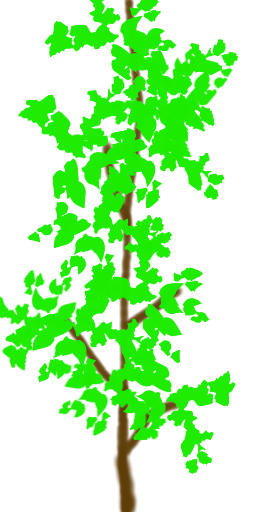
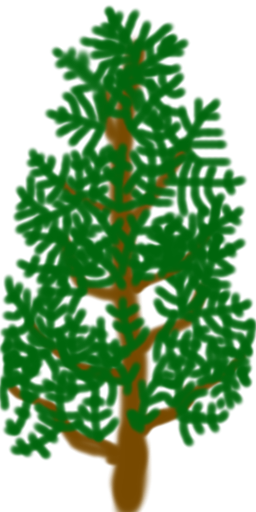
The second 256px x 512px image is a revision of the first. Changes to its layers:
painted on "Paint Layer 1" over left=0, top=0, right=256, bottom=512
painted on "Background" over left=0, top=0, right=256, bottom=512
